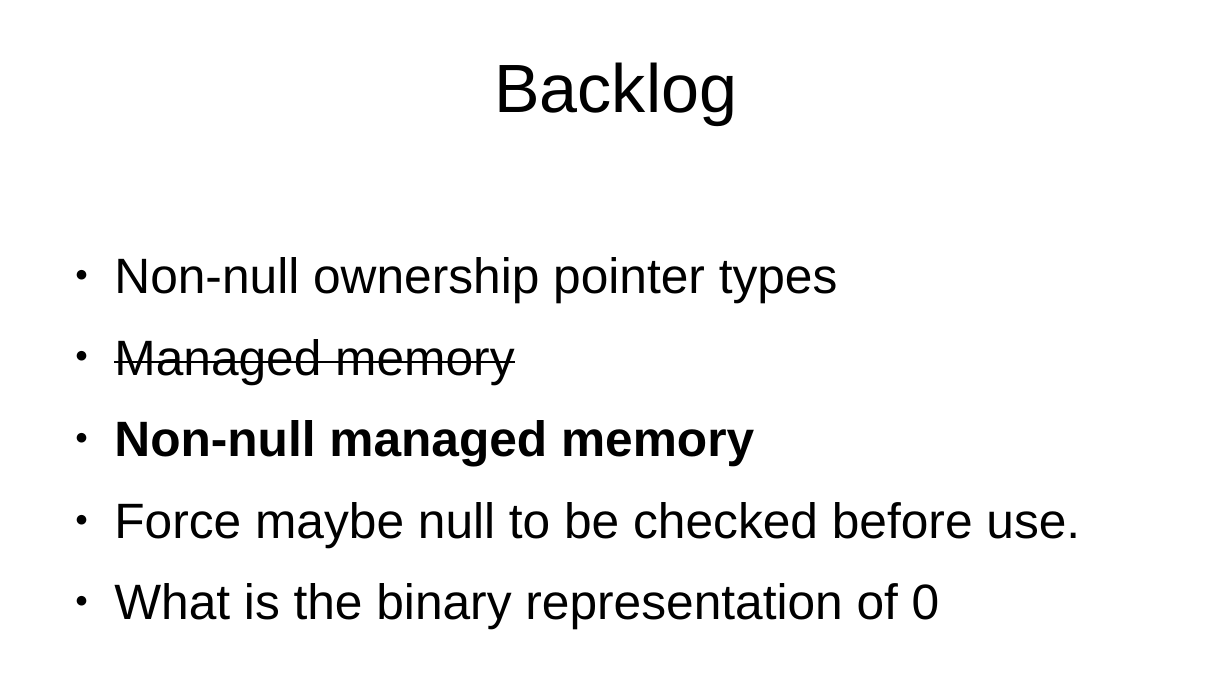
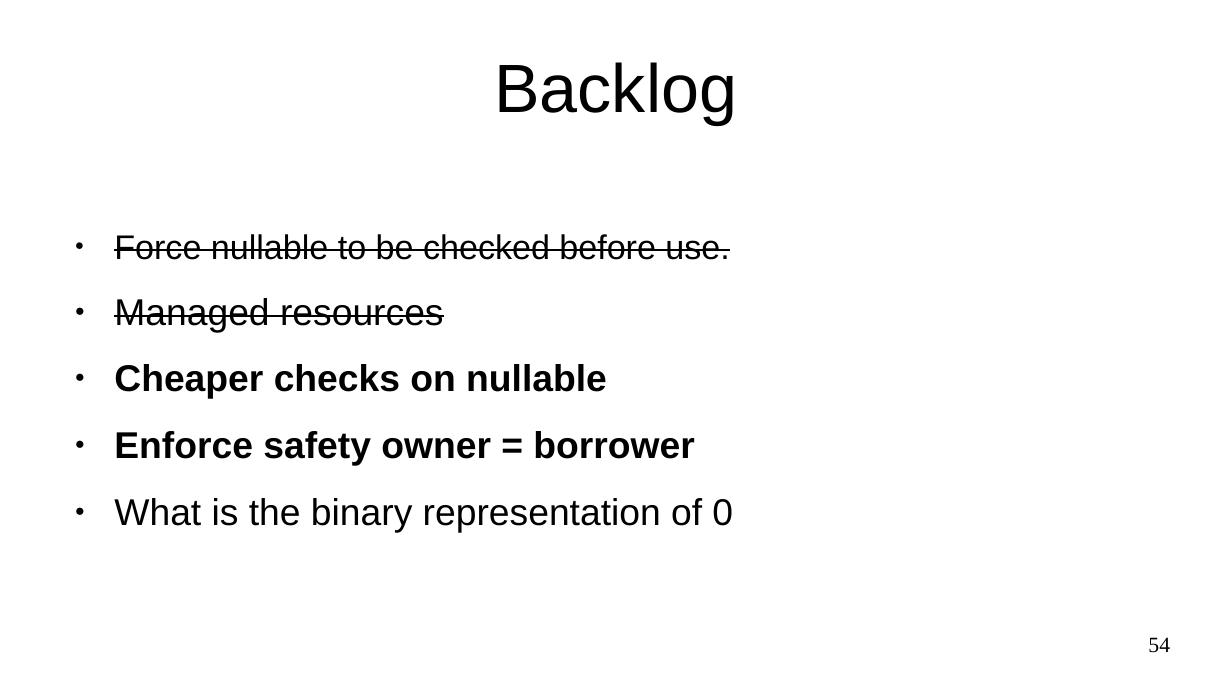
Before and after one commit to marcpawl/nullptr, a slide deck: slide 54 of slideshow.odp (slide 50 before the commit). Drawn at 1232x693 pixels with LibreOffice and Linux fonts; fonts in the diff are those of the drawing. Boxes give left, top, right and bottom in pixels: in the first picture for what was removed or moved away, otherwise in the second. Text is boxed around its words. In the diff, an @@ line names an element or a change of style, - is before the commit and + after.

```diff
--- a/slideshow.odp
+++ b/slideshow.odp
@@ text at [114, 234, 729, 466]: text changed; size 32 to 24 pt @@
-● Non-null ownership pointer types
-● Managed memory
-● Non-null managed memory
-● Force maybe null to be checked before use.
+● Force nullable to be checked before use.
+● Managed resources
+● Cheaper checks on nullable
+● Enforce safety owner = borrower
@@ text at [114, 498, 733, 533]: size 32 to 24 pt in "What is the binary representation of 0" @@
@@ page number added at [1148, 637, 1170, 653], 14 pt, text #000000 @@
+54
```
Also in this commit, not shown: 46 other slides changed, 20 slides added, 12 slides removed.
